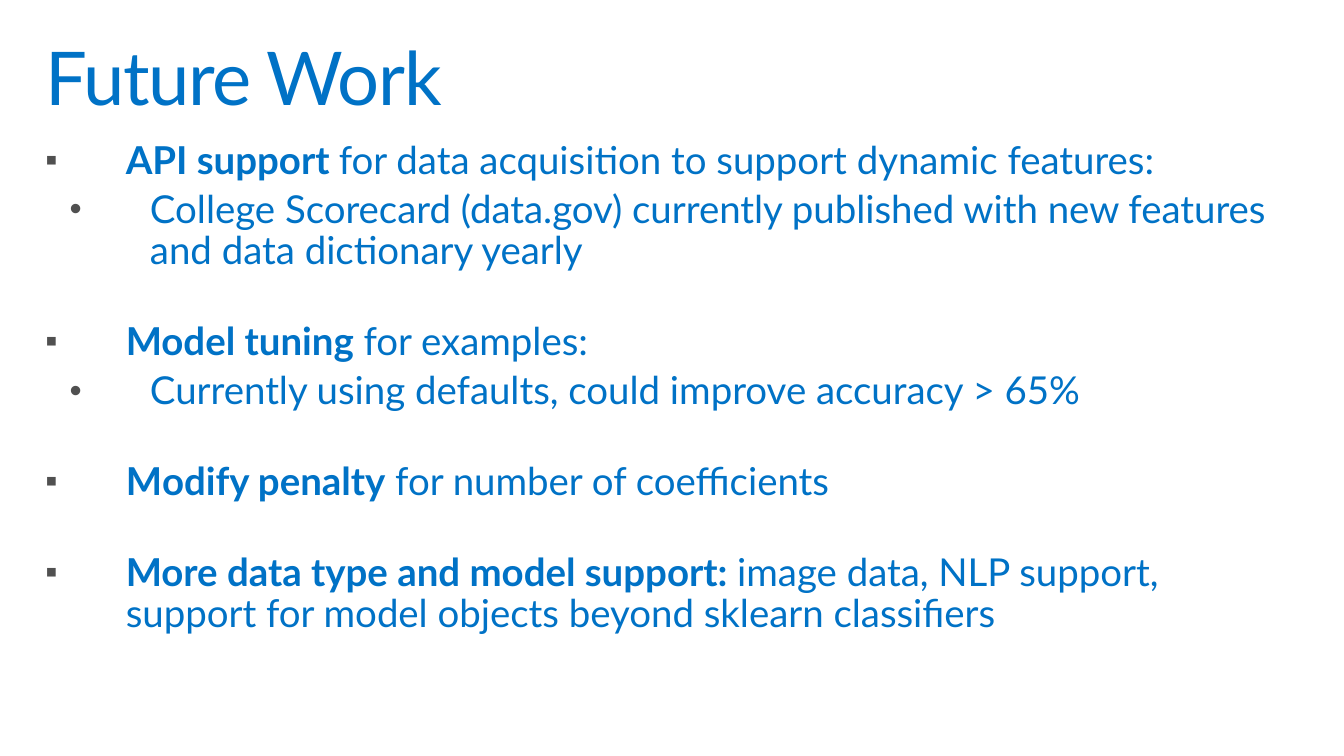
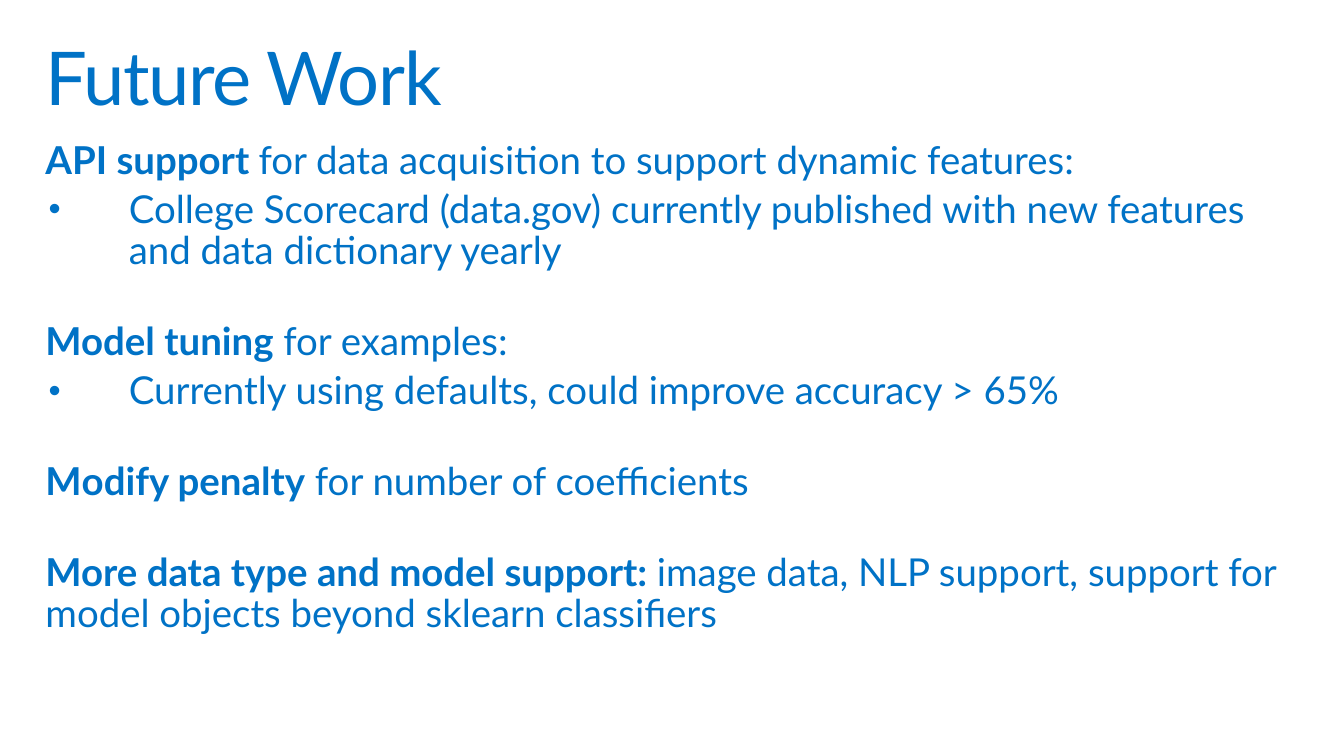
Before and after one commit to PKing70/LIMEaid, a slide deck: slide 10 of docs/LIMEaid_Final.pptx. Drawn at 1344x756 pixels with LibreOffice and Linux fonts; fonts in the diff are those of the drawing; background and template pictures are left out. Boxes give left, top, right and bottom in pixels: in the first picture for what was removed or moved away, otherwise in the second. Text is boxed around its words. In the diff, an @@ line names an element or a change of style, - is before the commit and + after.

Commit message:
Updated docs
Presentation, PDF of preso, Component spec, and images to support

```diff
--- a/docs/LIMEaid_Final.pptx
+++ b/docs/LIMEaid_Final.pptx
@@ text "API support for data acquisition ..." at <box>45,145,1277,634</box>: bullet ▪ to none; list level 3 to 2 in "College Scorecard (data.gov) currently published ..."; bullet colour #505050 to #0072C6; list level 3 to 2 in "Currently using defaults, could improve ..." @@
```
Also in this commit, not shown: 7 other slides changed, 4 other files.
